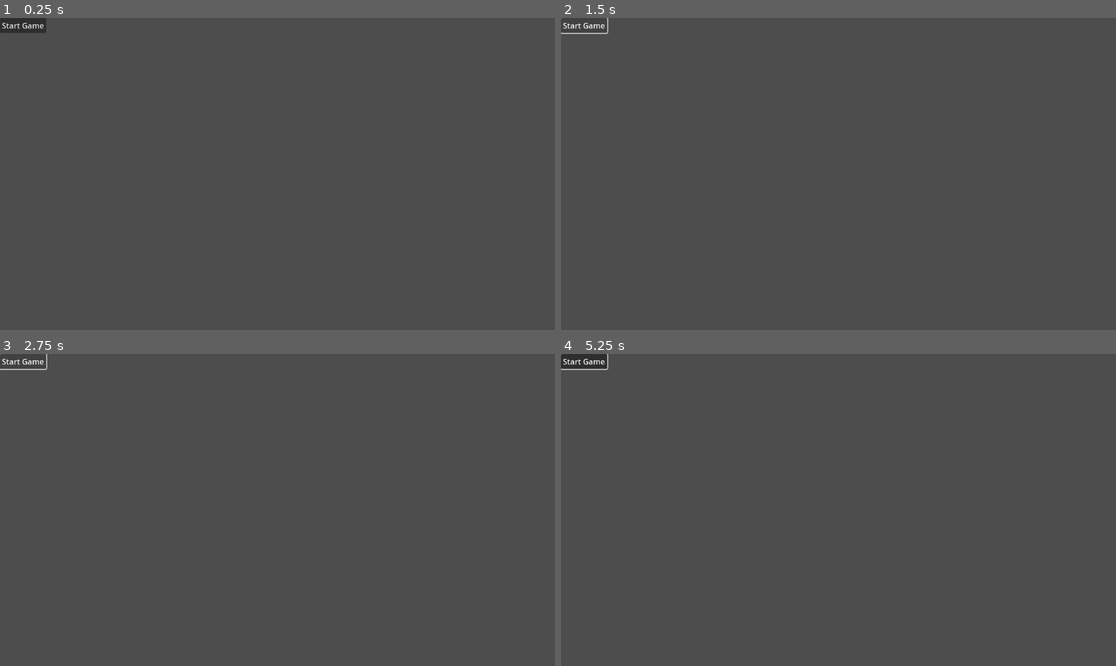
Above: before the commit, frames 1-4 (two rows, left to right).
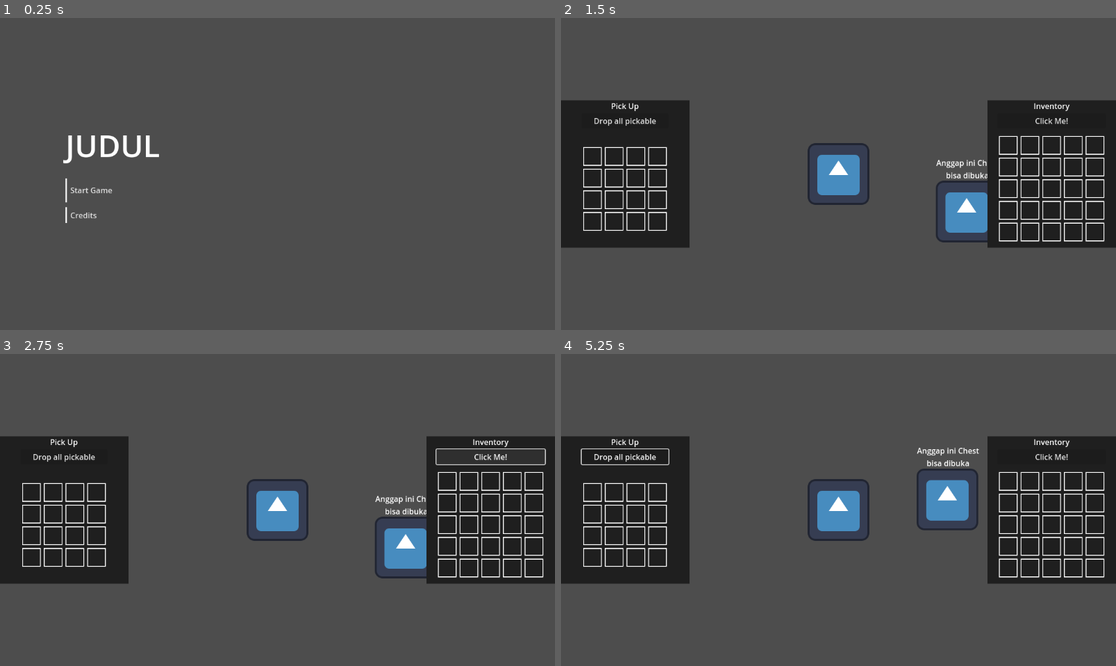
Above: after the commit, the same moments.

Repository: KenKomKom/prepgarena
Game: Godot game, scene res://scenes/mainmenu.tscn
The game is run twice, just before and just after one commit, with the same random seed, the same clock (stepped at 60 frames per second) and the same inputs. The project has no main scene, so this scene is started directly. The engine's default icon, where the game draws it, is replaced by a stand-in: a white triangle on a blue panel in a dark square.
Inputs (mouse positions are in pixels of both pictures, inside the frame that each line leads up to):
- Up to frame 1 (0.25 s): no input
- Up to frame 2 (1.5 s): click (672, 214) at 0.5 s, where only the run after the commit has a clickable "Credits"; click "Start Game" at 1.25 s
- Up to frame 3 (2.75 s): click "Start Game" (after the commit: "Click Me!") at 2 s
- Up to frame 4 (5.25 s): click "Start Game" (after the commit: "Drop all pickable") at 2.75 s; tap Enter (ui_accept) at 3.5, 3.77, 4.25, 4.52 s; move the mouse to (960, 494) at 3.52 s; hold D (right) 3.53-4.28 s; tap F (f) at 3.6, 4.35 s; move the mouse to (727, 525) at 4.27 s; hold S (down) 4.28-5.03 s; move the mouse to (894, 441) at 5.02 s; hold D (right) from 5.03 s (still down); click (894, 441) at 5.1 s

The runs differ from the first frame. In frame 1, 1.0% of the frame differs, in the area x 0-29%, y 0-66%; in frame 2, 24%; in frame 3, 24%; in frame 4, 24%, in the area x 0-100%, y 0-74%.
Error after the commit: Parse Error: "@export_multiline" annotation requires a variable of type "String", "Array[String]", "PackedStringArray", "Dictionary", or "Array[Dictionary]", b…

Commit message:
Main menu

Diff:
--- a/project.godot
+++ b/project.godot
@@ -18,6 +18,7 @@
 
 DataHandler="*res://scripts/DataHandler.gd"
 GlobalEvent="*res://scripts/GlobalEvent.gd"
+GameManager="*res://scripts/GameManager.gd"
 
 [input]
 
--- /dev/null
+++ b/scenes/buttonanimation.tscn
@@ -0,0 +1,6 @@
+[gd_scene load_steps=2 format=3 uid="uid://bvu8pvos8au61"]
+
+[ext_resource type="Script" path="res://scripts/buttonanimation.gd" id="1_1p8kk"]
+
+[node name="buttonanimation" type="Node"]
+script = ExtResource("1_1p8kk")
--- /dev/null
+++ b/scenes/loadingscreen.tscn
@@ -0,0 +1,34 @@
+[gd_scene load_steps=2 format=3 uid="uid://bih51uvoa8l2s"]
+
+[ext_resource type="Script" path="res://scripts/loadingscreen.gd" id="1_lntwb"]
+
+[node name="Loadingscreen" type="CanvasLayer"]
+script = ExtResource("1_lntwb")
+
+[node name="ColorRect" type="ColorRect" parent="."]
+anchors_preset = 15
+anchor_right = 1.0
+anchor_bottom = 1.0
+grow_horizontal = 2
+grow_vertical = 2
+color = Color(0, 0, 0, 1)
+
+[node name="VBoxContainer" type="VBoxContainer" parent="."]
+anchors_preset = 15
+anchor_right = 1.0
+anchor_bottom = 1.0
+grow_horizontal = 2
+grow_vertical = 2
+alignment = 1
+
+[node name="Label" type="Label" parent="VBoxContainer"]
+layout_mode = 2
+theme_override_font_sizes/font_size = 36
+text = "Loading Level"
+horizontal_alignment = 1
+
+[node name="ProgressBar" type="ProgressBar" parent="VBoxContainer"]
+unique_name_in_owner = true
+custom_minimum_size = Vector2(700, 30)
+layout_mode = 2
+size_flags_horizontal = 4
--- a/scenes/mainmenu.tscn
+++ b/scenes/mainmenu.tscn
@@ -1,11 +1,91 @@
-[gd_scene load_steps=2 format=3 uid="uid://dfooewt7ccsrb"]
+[gd_scene load_steps=7 format=3 uid="uid://dfooewt7ccsrb"]
 
 [ext_resource type="Script" path="res://scripts/mainmenu.gd" id="1_6y6xi"]
+[ext_resource type="PackedScene" uid="uid://bvu8pvos8au61" path="res://scenes/buttonanimation.tscn" id="2_lxety"]
 
-[node name="Mainmenu" type="Node2D"]
+[sub_resource type="StyleBoxLine" id="StyleBoxLine_0lapd"]
+content_margin_left = 10.0
+color = Color(0.980392, 0.980392, 0.980392, 1)
+grow_begin = 5.0
+grow_end = 5.0
+thickness = 3
+vertical = true
+
+[sub_resource type="StyleBoxLine" id="StyleBoxLine_fo5um"]
+content_margin_left = 10.0
+color = Color(1, 1, 1, 1)
+grow_begin = 5.0
+grow_end = 5.0
+thickness = 3
+vertical = true
+
+[sub_resource type="StyleBoxLine" id="StyleBoxLine_bxpou"]
+content_margin_left = 10.0
+color = Color(1, 1, 1, 1)
+grow_begin = 5.0
+grow_end = 5.0
+thickness = 3
+vertical = true
+
+[sub_resource type="StyleBoxLine" id="StyleBoxLine_10shv"]
+content_margin_left = 10.0
+color = Color(1, 1, 1, 1)
+grow_begin = 5.0
+grow_end = 5.0
+thickness = 3
+vertical = true
+
+[node name="Mainmenu" type="CanvasLayer"]
 script = ExtResource("1_6y6xi")
 
-[node name="Button" type="Button" parent="."]
-offset_right = 8.0
-offset_bottom = 8.0
+[node name="VBoxContainer" type="VBoxContainer" parent="."]
+anchors_preset = 4
+anchor_top = 0.5
+anchor_bottom = 0.5
+offset_left = 136.0
+offset_top = -104.5
+offset_right = 333.0
+offset_bottom = 104.5
+grow_vertical = 2
+size_flags_horizontal = 0
+theme_override_constants/separation = 30
+
+[node name="Label" type="Label" parent="VBoxContainer"]
+layout_mode = 2
+theme_override_font_sizes/font_size = 64
+text = "JUDUL"
+horizontal_alignment = 1
+
+[node name="VBoxContainer" type="VBoxContainer" parent="VBoxContainer"]
+layout_mode = 2
+theme_override_constants/separation = 20
+
+[node name="start" type="Button" parent="VBoxContainer/VBoxContainer"]
+custom_minimum_size = Vector2(40, 40)
+layout_mode = 2
+theme_override_styles/normal = SubResource("StyleBoxLine_0lapd")
+theme_override_styles/hover = SubResource("StyleBoxLine_fo5um")
 text = "Start Game"
+alignment = 0
+
+[node name="buttonanimation" parent="VBoxContainer/VBoxContainer/start" instance=ExtResource("2_lxety")]
+from_center = false
+hover_scale = Vector2(1.2, 1.1)
+time = 0.2
+transition_type = 5
+
+[node name="credit" type="Button" parent="VBoxContainer/VBoxContainer"]
+layout_mode = 2
+theme_override_styles/normal = SubResource("StyleBoxLine_bxpou")
+theme_override_styles/hover = SubResource("StyleBoxLine_10shv")
+text = "Credits"
+alignment = 0
+
+[node name="buttonanimation" parent="VBoxContainer/VBoxContainer/credit" instance=ExtResource("2_lxety")]
+from_center = false
+hover_scale = Vector2(1.2, 1.1)
+time = 0.2
+transition_type = 5
+
+[connection signal="button_up" from="VBoxContainer/VBoxContainer/start" to="." method="_on_start_button_up"]
+[connection signal="button_up" from="VBoxContainer/VBoxContainer/credit" to="." method="_on_credit_button_up"]
--- /dev/null
+++ b/scripts/GameManager.gd
@@ -0,0 +1,3 @@
+extends Node
+
+var next_level: String
--- /dev/null
+++ b/scripts/buttonanimation.gd
@@ -0,0 +1,32 @@
+extends Node
+
+@export var from_center : bool = true
+@export var hover_scale : Vector2 =Vector2.ONE
+@export var time := 0.5
+@export var transition_type: Tween.TransitionType
+
+var target : Control
+var default_scale : Vector2
+
+# Called when the node enters the scene tree for the first time.
+func _ready():
+	target = get_parent()
+	call_deferred("set_up")
+	target.connect("mouse_entered", on_hover)
+	target.connect("mouse_exited", off_hover)
+
+func set_up():
+	if from_center:
+		target.pivot_offset = target.size/2
+	default_scale = target.scale
+
+func on_hover():
+	add_tween("scale", hover_scale,time)
+
+func off_hover():
+	add_tween("scale", default_scale ,time)
+
+func add_tween(property:String, value, seconds:float):
+	if get_tree()!=null:
+		var tween= get_tree().create_tween()
+		tween.tween_property(target, property, value, seconds).set_trans(transition_type)
--- /dev/null
+++ b/scripts/loadingscreen.gd
@@ -0,0 +1,17 @@
+extends CanvasLayer
+
+var next_level
+# Called when the node enters the scene tree for the first time.
+func _ready():
+	next_level = GameManager.next_level
+	%ProgressBar.value = 0
+	ResourceLoader.load_threaded_request(next_level)
+
+# Called every frame. 'delta' is the elapsed time since the previous frame.
+func _process(delta):
+	var p =[]
+	ResourceLoader.load_threaded_get_status(next_level,p)
+	var progres = p[0]*100
+	%ProgressBar.value = progres
+	if progres==100:
+		get_tree().change_scene_to_packed(ResourceLoader.load_threaded_get(next_level))
--- a/scripts/mainmenu.gd
+++ b/scripts/mainmenu.gd
@@ -1,11 +1,9 @@
-extends Node2D
+extends CanvasLayer
 
+func _on_start_button_up():
+	# TODO JANGAN LUPA GANTI VVVVVVVVVVVVVVVVVVVVVVVVVVVVVVVVV
+	GameManager.next_level = "res://scenes/abstract_level.tscn"
+	get_tree().change_scene_to_file("res://scenes/loadingscreen.tscn")
 
-# Called when the node enters the scene tree for the first time.
-func _ready():
+func _on_credit_button_up():
 	pass # Replace with function body.
-
-
-# Called every frame. 'delta' is the elapsed time since the previous frame.
-func _process(delta):
-	pass
